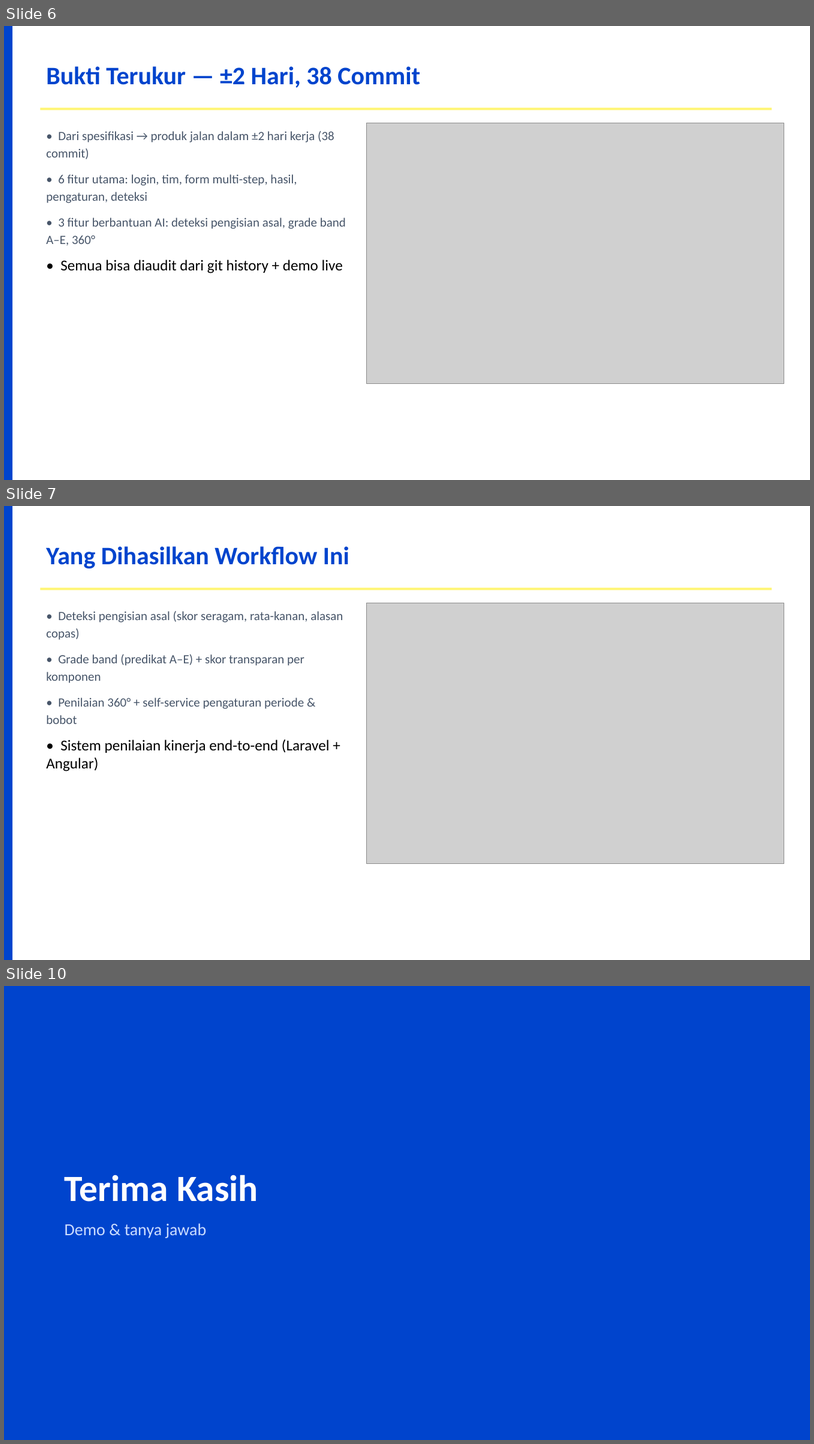
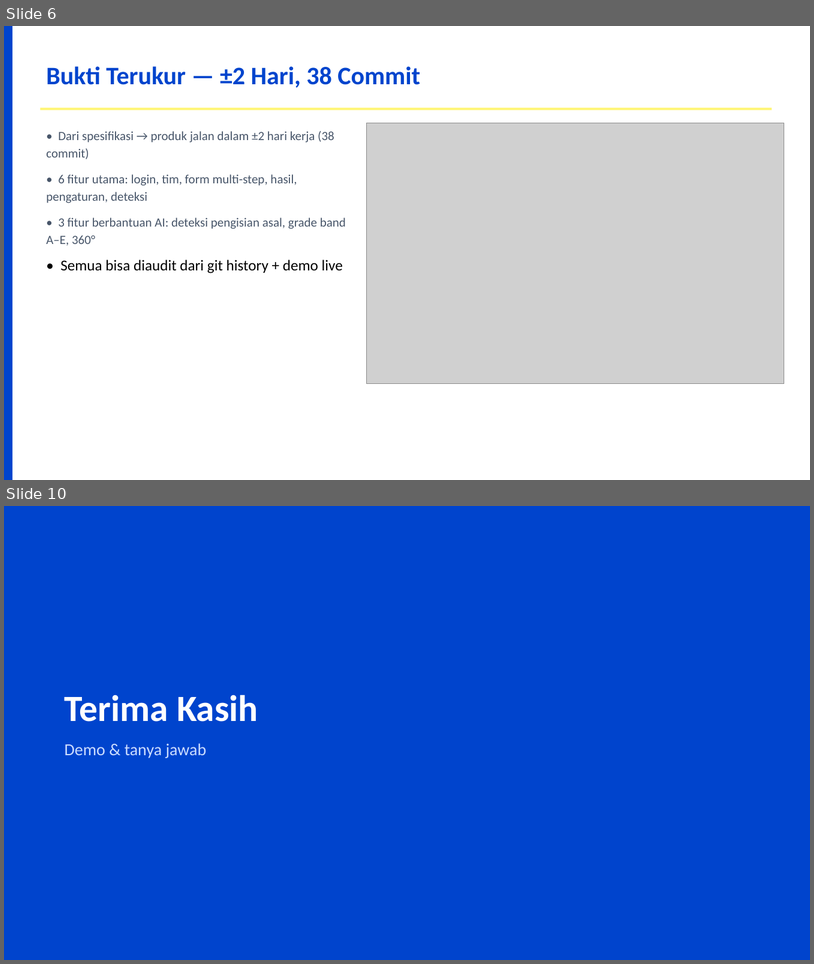
Before and after one commit to dhenta312/hackathon-appraisal, a slide deck: Presentasi-Penilaian-Kinerja.pptx. Shown one above the other, each under a label of ours: slides 6, 7 and 10 before the commit, slides 6 and 10 after it; the slides between them are not shown. The pictures are 814x1444 and 814x964 pixels, drawn with LibreOffice and Linux fonts; fonts in the diff are those of the drawing; grey boxes stand for pictures. Boxes give left, top, right and bottom in pixels: in the first picture for what was removed or moved away, otherwise in the second. Text is boxed around its words. In the diff, an @@ line names an element or a change of style, - is before the commit and + after.

```diff
--- a/Presentasi-Penilaian-Kinerja.pptx
+++ b/Presentasi-Penilaian-Kinerja.pptx
@@ slide 7 removed at [4,506,810,960], background #FFFFFF @@
@@ rectangle removed at [4,506,12,960] @@
@@ text removed at [46,546,350,568] @@
-Yang Dihasilkan Workflow Ini
@@ rectangle removed at [40,588,772,590] @@
@@ text removed at [46,611,343,771] @@
-• Deteksi pengisian asal (skor seragam, rata-kanan, alasan copas)
-• Grade band (predikat A–E) + skor transparan per komponen
-• Penilaian 360° + self-service pengaturan periode & bobot
-• Sistem penilaian kinerja end-to-end (Laravel + Angular)
@@ picture removed at [367,603,785,864] @@
```
Also in this commit, not shown: 6 slides changed, 2 slides added, 1 other slide removed, 3 other files.
